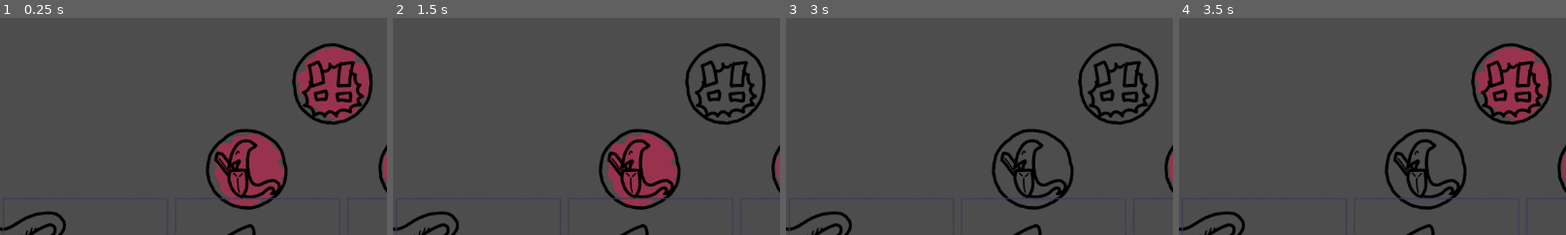
Above: before the commit, frames 1-4 (left to right).
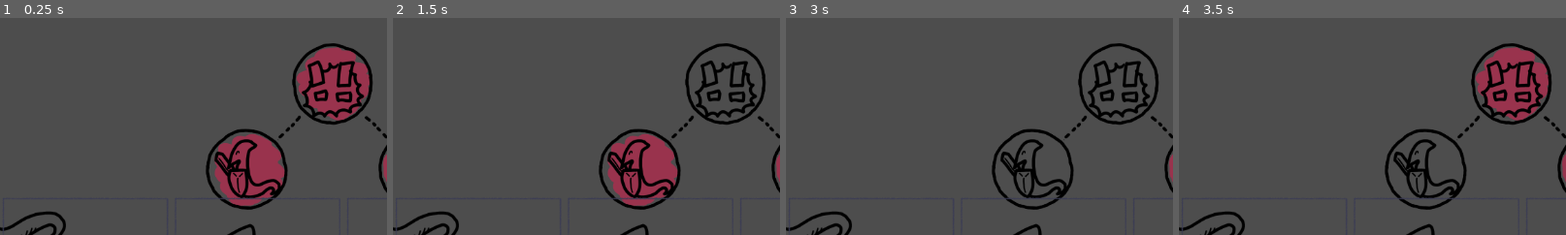
Above: after the commit, the same moments.

Repository: Surreily/slivcremental-mini
Game: Godot game, scene res://scenes/game.tscn
The game is run twice, just before and just after one commit, with the same random seed, the same clock (stepped at 60 frames per second) and the same inputs.
Inputs (mouse positions are % of the whole screen's width and height, from its top left):
- Up to frame 1 (0.25 s): no input
- Up to frame 2 (1.5 s): tap Enter at 0.5 s; drag from (50, 50) to (93, 25) at 0.52 s; tap Space at 1.25 s; drag from (93, 25) to (50, 50) at 1.27 s
- Up to frame 3 (3 s): tap Enter at 2 s; move the mouse to (82, 44) at 2.02 s; click (82, 44) at 2.17 s; tap Space at 2.75 s; drag from (83, 70) to (93, 25) at 2.77 s
- Up to frame 4 (3.5 s): no input
The pictures show only the part of the screen within x 50-100%, y 9-59%; the shares and areas given below are measured in that part.

The runs differ from the first frame. In frame 1, 0.2% of the frame differs, in the area x 71-100%, y 45-56%; in frame 2, 0.2%; in frame 3, 0.2%; in frame 4, 0.2%.

Commit message:
Add lines to linked skill nodes.

Diff:
--- a/scenes/game.tscn
+++ b/scenes/game.tscn
@@ -1,7 +1,8 @@
-[gd_scene load_steps=7 format=3 uid="uid://dy47o5sg51v75"]
+[gd_scene load_steps=8 format=3 uid="uid://dy47o5sg51v75"]
 
 [ext_resource type="Script" uid="uid://d3xbgh8qbhdi7" path="res://scripts/game-manager.gd" id="1_lbhrr"]
 [ext_resource type="PackedScene" uid="uid://desasx83ympiy" path="res://scenes/sliver.tscn" id="1_uwrxv"]
+[ext_resource type="Texture2D" uid="uid://d0e05xymidup4" path="res://graphics/line-dashed.png" id="2_u5sy4"]
 [ext_resource type="PackedScene" uid="uid://bu5njph3wtx54" path="res://scenes/skill-tree.tscn" id="2_yqjtg"]
 [ext_resource type="Script" uid="uid://ct0by32fjl41q" path="res://scripts/camera.gd" id="3_iywne"]
 [ext_resource type="PackedScene" uid="uid://c7lreppce0t22" path="res://scenes/ui.tscn" id="3_lnu2h"]
@@ -9,6 +10,7 @@
 
 [node name="Game" type="Node2D"]
 script = ExtResource("1_lbhrr")
+skill_tree_line_texture = ExtResource("2_u5sy4")
 
 [node name="Sliver" parent="." instance=ExtResource("1_uwrxv")]
 
--- a/scripts/controllers/skill-node-controller.gd
+++ b/scripts/controllers/skill-node-controller.gd
@@ -25,32 +25,28 @@
 	$"Background Sprite".rotate(rng.randf_range(0, PI * 2))
 	$"Border Sprite".rotate(rng.randf_range(0, PI * 2))
 
-	# Update the skill sprite.
-	# if (skillTexture != null):
-	# 	$"Skill Sprite".texture = skillTexture
-
 func set_icon(p_texture: Texture2D) -> void:
 	$"Skill Sprite".texture = p_texture
 
-func update_from_state() -> void:
-	# Get the purchase status of relevant nodes in the tree (this one and its parent).
-	var is_purchased_in_state: bool = State.skills.find(key) != -1
-	var is_parent_purchased_in_state: bool = \
-		parent_node == null || \
-		State.skills.find(parent_node.key) != -1
+#func update_from_state() -> void:
+	## Get the purchase status of relevant nodes in the tree (this one and its parent).
+	#var is_purchased_in_state: bool = State.skills.find(key) != -1
+	#var is_parent_purchased_in_state: bool = \
+		#parent_node == null || \
+		#State.skills.find(parent_node.key) != -1
+#
+	## Update visibility of sprites based on purchase status.
+	#$"Border Sprite".visible = is_parent_purchased_in_state
+	#$"Skill Sprite".visible = is_parent_purchased_in_state
+#
+	#for connection in child_node_connections:
+		#connection.visible = is_purchased_in_state
+#
+	#$"Background Sprite".visible = is_purchased_in_state
 
-	# Update visibility of sprites based on purchase status.
-	$"Border Sprite".visible = is_parent_purchased_in_state
-	$"Skill Sprite".visible = is_parent_purchased_in_state
-
-	for connection in child_node_connections:
-		connection.visible = is_purchased_in_state
-
-	$"Background Sprite".visible = is_purchased_in_state
-
-func on_unlock() -> void:
-	# Update this node.
-	update_from_state()
+#func on_unlock() -> void:
+	## Update this node.
+	#update_from_state()
 
 	# Update linked nodes.
 	for node in linkedSkillNodes:
@@ -71,4 +67,4 @@
 	unlocked = true
 	clicked.emit()
 
-	on_unlock()
+	#on_unlock()
--- a/scripts/controllers/skill-tree-controller.gd
+++ b/scripts/controllers/skill-tree-controller.gd
@@ -9,13 +9,6 @@
 	for child in get_children():
 		if is_instance_of(child, SkillNodeController):
 			link_nodes(child)
-
-func _process(delta: float) -> void:
-	if (Engine.is_editor_hint()):
-		pass # TODO: Update child endpoints
-		#for child in get_children():
-			#if is_instance_of(child, SkillNode):
-				#link_nodes(child)
 
 func update_from_state() -> void:
 	for child in get_children():
--- a/scripts/data/initialize-skill-tree.gd
+++ b/scripts/data/initialize-skill-tree.gd
@@ -2,9 +2,11 @@
 extends RefCounted
 
 var skill_tree_controller: SkillTreeController
+var skill_tree_line_texture: Texture2D
 
-func _init(p_skill_tree_controller: SkillTreeController) -> void:
+func _init(p_skill_tree_controller: SkillTreeController, p_skill_tree_line_texture: Texture2D) -> void:
 	skill_tree_controller = p_skill_tree_controller
+	skill_tree_line_texture = p_skill_tree_line_texture
 
 func initialize() -> void:
 	# Prepare skill node scene.
@@ -112,8 +114,26 @@
 
 	# Link up nodes.
 	for _key in _connections.keys():
-		var _key_skill_node: SkillNodeController = _skill_nodes[_key]
+		var _from_skill_node: SkillNodeController = _skill_nodes[_key]
 
 		for _value in _connections[_key]:
-			var _value_skill_node: SkillNodeController = _skill_nodes[_value]
-			_key_skill_node.linkedSkillNodes.append(_value_skill_node)
+			var _to_skill_node: SkillNodeController = _skill_nodes[_value]
+
+			# Keep track of which nodes the "from" node is linked to. This ensures we can easily access it later.
+			_from_skill_node.linkedSkillNodes.append(_to_skill_node)
+
+			# Calculate the line's endpoints.
+			var _skill_node_center_offset: Vector2 = _to_skill_node.position - _from_skill_node.position
+			_skill_node_center_offset = _skill_node_center_offset.normalized() * 64
+
+			var _line_point_from = _from_skill_node.position + _skill_node_center_offset
+			var _line_point_to = _to_skill_node.position - _skill_node_center_offset
+
+			# Create the line.
+			var _line: Line2D = Line2D.new()
+			_line.add_point(_line_point_from)
+			_line.add_point(_line_point_to)
+			_line.texture = skill_tree_line_texture
+			_line.texture_mode = Line2D.LINE_TEXTURE_TILE
+			_line.width = 32
+			skill_tree_controller.add_child(_line)
--- a/scripts/game-manager.gd
+++ b/scripts/game-manager.gd
@@ -7,6 +7,8 @@
 
 var growthPoints: int = 0
 var growthPointsPerClick: int = 1
+
+@export var skill_tree_line_texture: Texture2D
 
 func _ready() -> void:
 	skill_tree_controller = $"Skill Tree"
@@ -18,7 +20,7 @@
 	_test_save_load()
 
 func _initialize_skill_tree() -> void:
-	var initialize_skill_tree = InitializeSkillTree.new(skill_tree_controller)
+	var initialize_skill_tree = InitializeSkillTree.new(skill_tree_controller, skill_tree_line_texture)
 	initialize_skill_tree.initialize()
 
 func _test_save_load() -> void:
